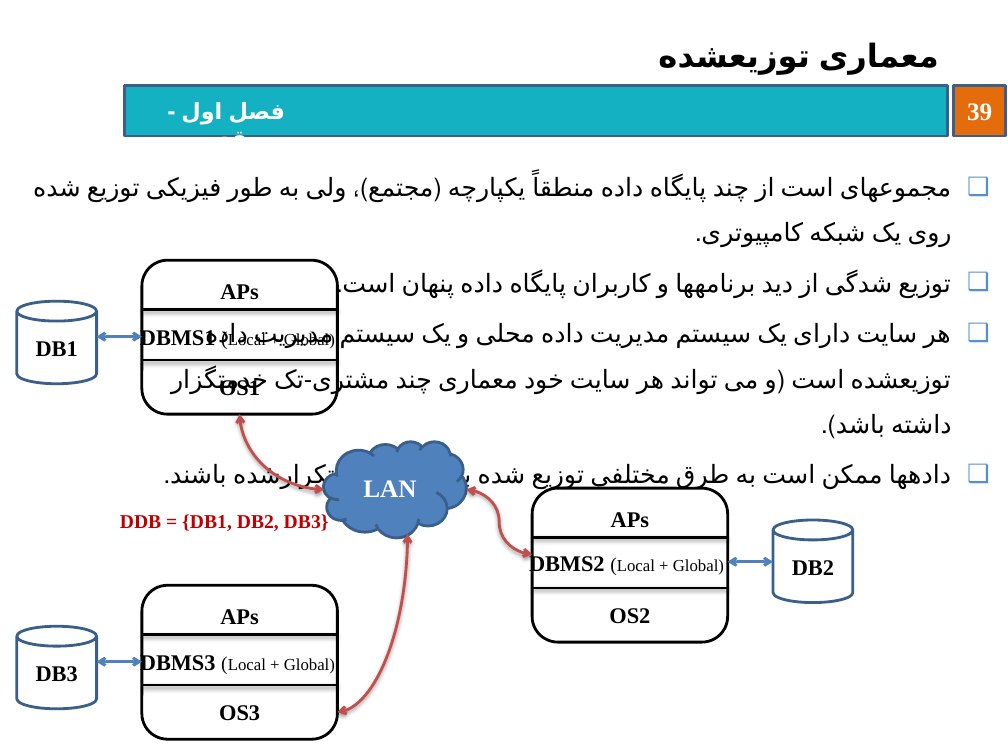
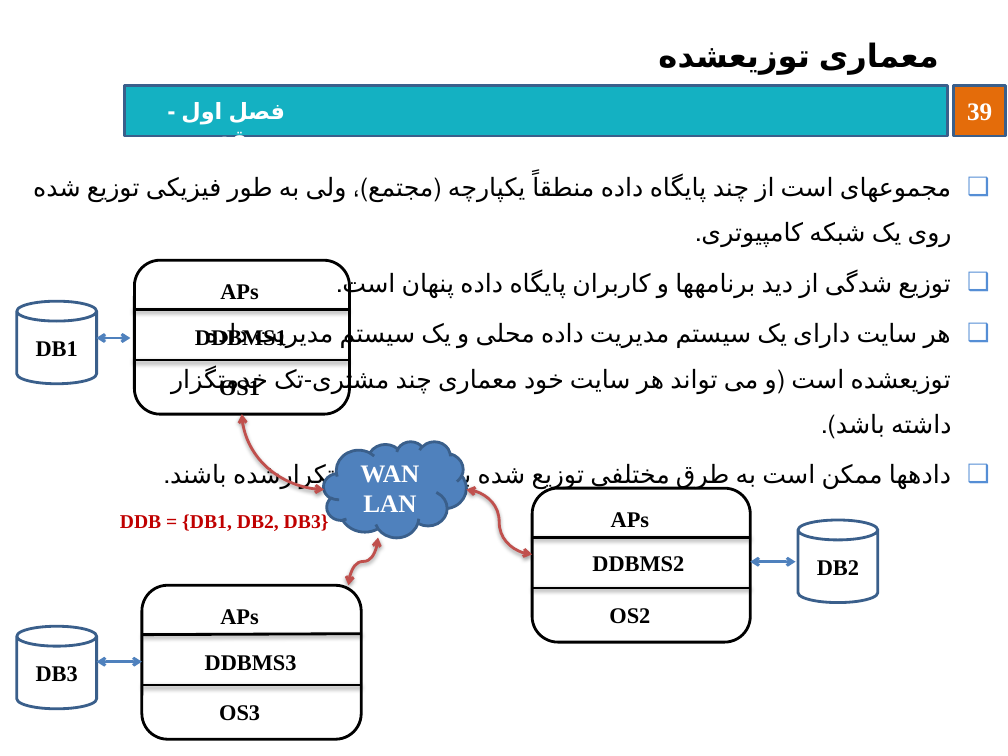
Before and after one commit to behnamhatami/DB-Slides, a slide deck: slide 39 of 1-DB-Introduction.pptx. Drawn at 1008x756 pixels with LibreOffice and Linux fonts; fonts in the diff are those of the drawing; background and template pictures are left out. Boxes give left, top, right and bottom in pixels: in the first picture for what was removed or moved away, otherwise in the second. Text is boxed around its words. In the diff, an @@ line names an element or a change of style, - is before the commit and + after.

```diff
--- a/1-DB-Introduction.pptx
+++ b/1-DB-Introduction.pptx
@@ rounded rectangle resized from (x1=142, y1=260, x2=338, y2=414) to (x1=134, y1=260, x2=349, y2=414) @@
@@ line moved from (142, 309) - (338, 309) to (133, 309) - (349, 309) @@
@@ text at (x1=195, y1=327, x2=287, y2=348): text changed; size 12 to 16 pt; bold on @@
-DBMS1 (Local + Global)
+DDBMS1
@@ double arrow moved from (97, 337) - (142, 337) to (97, 338) - (130, 338) @@
@@ line moved from (142, 360) - (338, 360) to (133, 360) - (349, 360) @@
@@ curved double arrow (324, 490) - (242, 414): route changed @@
@@ text in cloud at (x1=360, y1=465, x2=419, y2=512): text changed @@
-LAN
+WAN LAN
@@ rounded rectangle resized from (x1=532, y1=488, x2=728, y2=642) to (x1=532, y1=488, x2=750, y2=642) @@
@@ curved double arrow moved from (407, 534) - (338, 712) to (378, 537) - (349, 586) @@
@@ line moved from (532, 537) - (728, 537) to (532, 537) - (750, 537) @@
@@ cylinder "DB2" moved from (x1=773, y1=520, x2=853, y2=603) to (x1=798, y1=520, x2=878, y2=603) @@
@@ text at (x1=592, y1=556, x2=684, y2=572): text changed; size 12 to 16 pt; bold on @@
-DBMS2 (Local + Global)
+DDBMS2
@@ double arrow moved from (728, 561) - (773, 561) to (750, 561) - (795, 561) @@
@@ rounded rectangle resized from (x1=142, y1=586, x2=338, y2=740) to (x1=142, y1=586, x2=362, y2=740) @@
@@ line moved from (532, 588) - (728, 588) to (532, 588) - (750, 588) @@
@@ line moved from (142, 635) - (338, 635) to (142, 635) - (361, 634) @@
@@ text at (x1=205, y1=655, x2=297, y2=671): text changed; size 12 to 16 pt; bold on @@
-DBMS3 (Local + Global)
+DDBMS3
@@ line moved from (142, 685) - (338, 685) to (142, 685) - (361, 685) @@
```
Also in this commit, not shown: 15 other slides changed, 1 other file.
